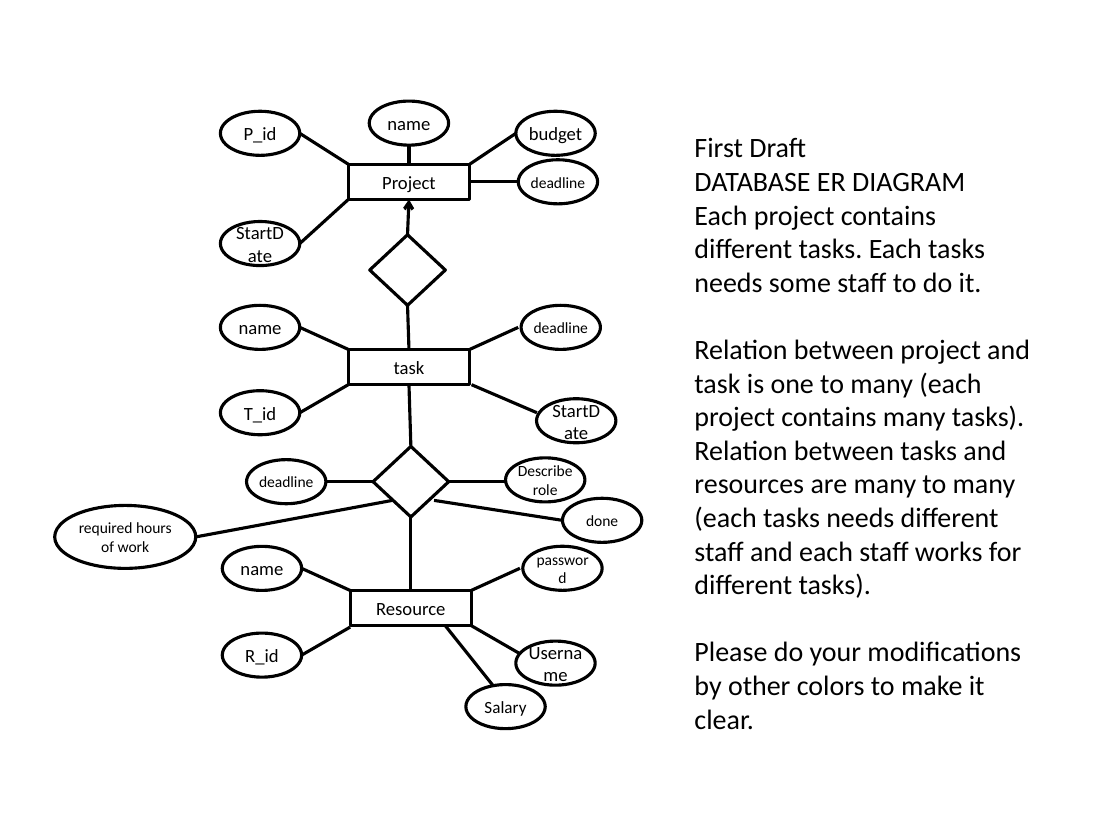
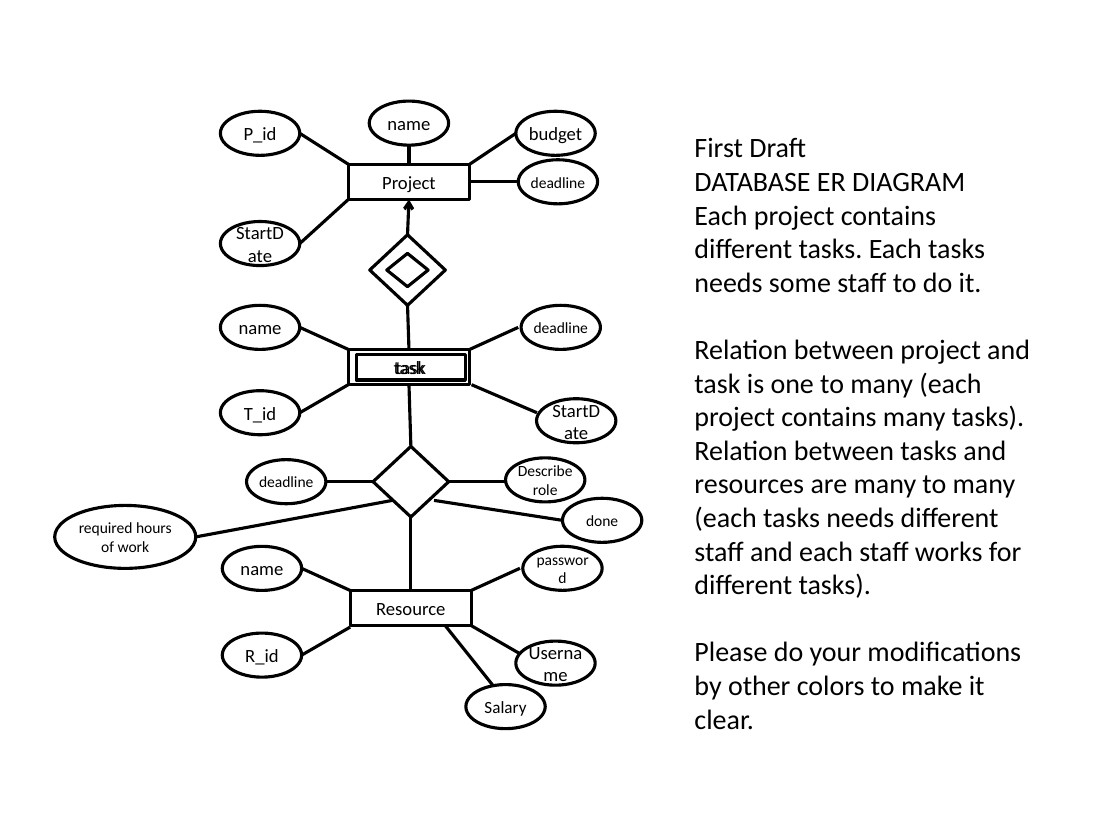
Before and after one commit to sepgroup/sep, a slide deck: slide 1 of Documents/Database_ER_Diagram.pptx. Drawn at 1120x840 pixels with LibreOffice and Linux fonts; fonts in the diff are those of the drawing. Boxes give left, top, right and bottom in pixels: in the first picture for what was removed or moved away, otherwise in the second. Text is boxed around its words. In the diff, an @@ line names an element or a change of style, - is before the commit and + after.

```diff
--- a/Documents/Database_ER_Diagram.pptx
+++ b/Documents/Database_ER_Diagram.pptx
@@ diamond added at bbox=[386, 253, 428, 287], outline #000000 2 pt @@
@@ rectangle added at bbox=[356, 354, 465, 380], outline #000000 2 pt, 12 pt, text #000000 @@
+task
```
Also in this commit, not shown: 1 other slide changed, 14 other files.
